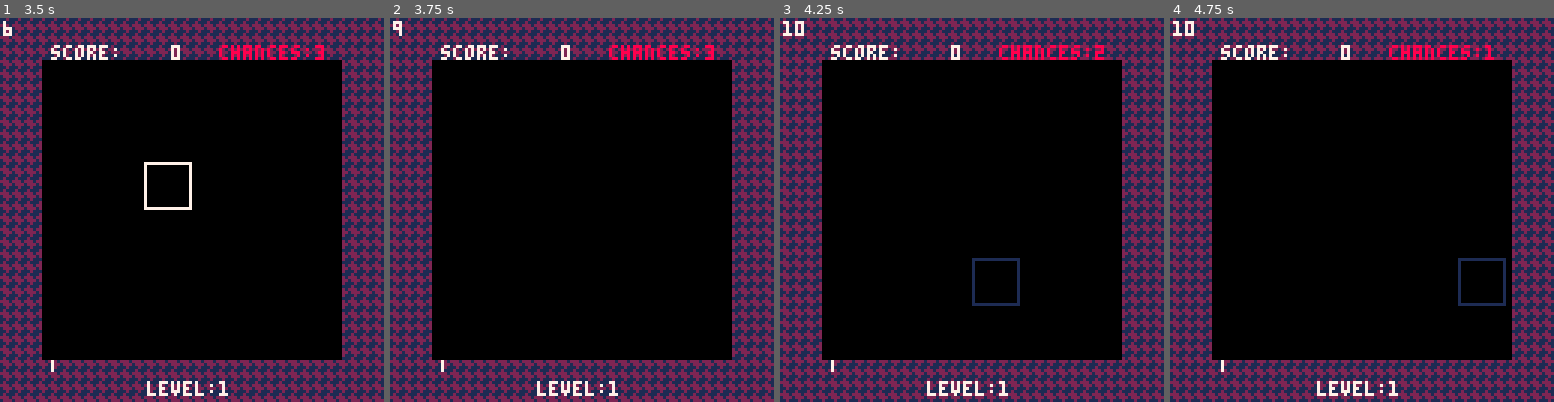
Above: before the commit, frames 1-4 (left to right).
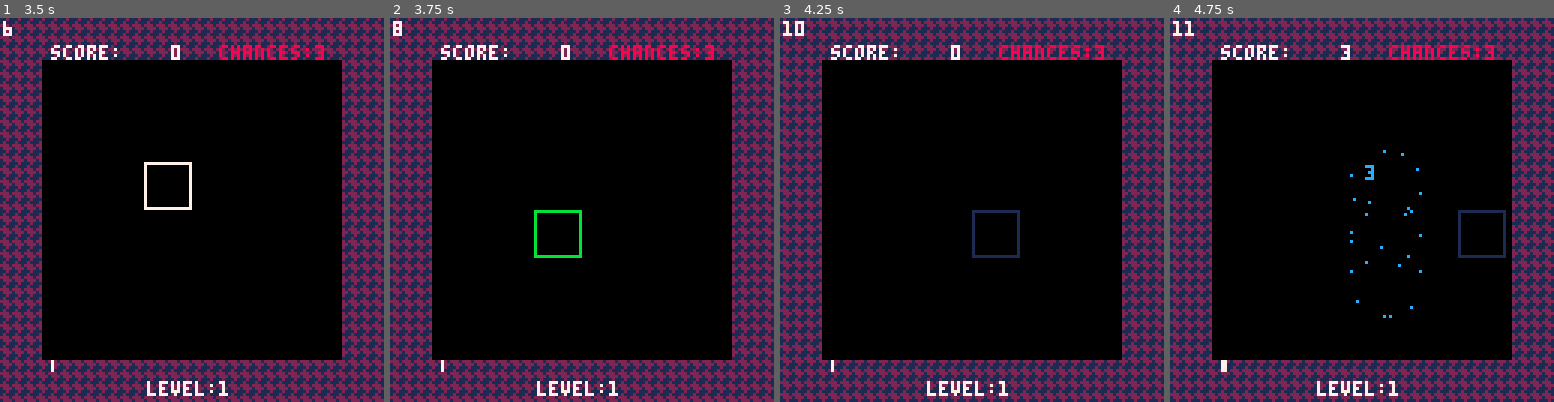
Above: after the commit, the same moments.

Repository: vm70/stratagem
Game: PICO-8 cartridge src/main.p8
Two runs of this game, one before a commit and one after it. Both use one fixed random seed, a clock stepped at 60 frames per second and the inputs below.
Inputs (mouse positions are in pixels of both pictures, inside the frame that each line leads up to):
- Up to frame 1 (3.5 s): tap X (X key) at 0.33, 1.07, 1.85, 2.97 s; click (280, 121) at 0.67 s; tap O (Z key) at 0.7, 1.7, 2.1, 2.5, 2.9, 3.3 s; click (46, 267) at 1.22 s; hold Right 1.6-2.1 s; click (107, 114) at 1.77 s; hold Up 2.15-2.42 s; click (172, 259) at 2.32 s; hold Right 2.47-3.03 s; click (234, 106) at 2.87 s; hold Left from 3.08 s (still down); click (295, 256) at 3.42 s
- Up to frame 2 (3.75 s): release Left at 3.58 s; hold Down from 3.63 s (still down); tap O (Z key) at 3.7 s
- Up to frame 3 (4.25 s): release Down at 3.97 s; click (841, 102) at 3.97 s; hold Right from 4.02 s (still down); tap X (X key) at 4.08 s; tap O (Z key) at 4.1 s
- Up to frame 4 (4.75 s): tap O (Z key) at 4.5 s; click (1292, 248) at 4.52 s; release Right at 4.68 s; hold Up from 4.73 s (still down)

Frame 1 is identical in both runs. In frame 2, 0.4% of the frame differs, in the area x 0-50%, y 3-63%; in frame 3, 0.8%; in frame 4, 1.1%, in the area x 3-88%, y 0-93%.

Commit message:
Change `MouseEnabled` to `MouseMode`
Lua considers `0` to be a truthy value, which isn't the case in other
languages. This broke joystick controls.

Diff:
--- a/src/grid.lua
+++ b/src/grid.lua
@@ -155,15 +155,15 @@
 
 -- do all actions for selecting which gem to swap
 ---@param grid_cursor Coords | nil # player's grid cursor. May be nil from mouse controls.
----@param mouse_enabled boolean # whether or not the mouse is enabled
+---@param mouse_mode integer # whether or not the mouse is enabled
 ---@return Coords | nil # which gem was chosen to swap with the player's cursor
-function SelectSwapping(grid_cursor, mouse_enabled)
+function SelectSwapping(grid_cursor, mouse_mode)
 	---@type Coords | nil
 	if grid_cursor == nil then
 		return nil
 	end
 	local swapping_gem = nil
-	if mouse_enabled and band(stat(34), 0x1) == 1 then
+	if mouse_mode == 1 and band(stat(34), 0x1) == 1 then
 		---@type Coords
 		local mouse_location = {
 			x = flr((stat(32) - 1) / 16),
--- a/src/main.lua
+++ b/src/main.lua
@@ -62,7 +62,7 @@
 	letter_ids = { 1, 1, 1 },
 	placement = nil,
 	score_cursor = 1,
-	swapping_gem = { x = 3, y = 4 },
+	swapping_gem = nil,
 }
 
 ---@type States current state of the cartridge
@@ -74,8 +74,8 @@
 ---@type integer frame counter for state transitions / pauses
 FrameCounter = 0
 
----@type integer whether or not the mouse is enabled
-MouseEnabled = 0
+---@type integer # mode for mouse controls. 0 if mouse is disabled, 1 if enabled.
+MouseMode = 0
 
 -- Initialize the grid with all holes
 function InitGrids()
@@ -208,16 +208,16 @@
 	end
 end
 
----@param mouse_enabled integer
-function SetMouseControls(mouse_enabled)
-	MouseEnabled = mouse_enabled
-	dset(63, MouseEnabled)
-	printh("MouseEnabled is " .. tostr(MouseEnabled))
-	if MouseEnabled == 0 then
+---@param mouse_mode integer
+function SetMouseControls(mouse_mode)
+	MouseMode = mouse_mode
+	dset(63, MouseMode)
+	printh("MouseMode is " .. tostr(MouseMode))
+	if MouseMode == 0 then
 		menuitem(1, "mouse input: off", function()
 			SetMouseControls(1)
 		end)
-	elseif MouseEnabled == 1 then
+	elseif MouseMode == 1 then
 		menuitem(1, "mouse input: on", function()
 			SetMouseControls(0)
 		end)
@@ -229,13 +229,13 @@
 function _init()
 	cartdata("vm70_stratagem_v" .. VERSION.major .. "_" .. VERSION.minor .. "_" .. VERSION.patch)
 	LoadLeaderboard(Leaderboard)
-	MouseEnabled = dget(63)
+	MouseMode = dget(63)
 	poke(0x5f2d, 0x1)
 	cls(0)
 	music(24)
 	InitPlayer()
 	InitGrids()
-	SetMouseControls(MouseEnabled)
+	SetMouseControls(MouseMode)
 	menuitem(2, "reset scores", function()
 		ResetLeaderboard(Leaderboard)
 	end)
@@ -333,7 +333,7 @@
 	end
 	print(tostr(CartState), 1, 1, 7)
 	-- print(tostr(FrameCounter), 1, 7, 7)
-	if MouseEnabled == 1 then
+	if MouseMode == 1 then
 		spr(15, stat(32) - 1, stat(33) - 1)
 	end
 end
@@ -378,10 +378,10 @@
 		end
 	elseif CartState == STATES.game_idle then
 		-- state actions
-		MoveGridCursor(Player, MouseEnabled)
-		local swapping_gem = nil
-		if MouseEnabled then
-			swapping_gem = SelectSwapping(Player.grid_cursor, MouseEnabled)
+		MoveGridCursor(Player, MouseMode)
+		if MouseMode == 1 then
+			Player.swapping_gem = nil
+			Player.swapping_gem = SelectSwapping(Player.grid_cursor, MouseMode)
 		end
 		-- state transitions
 		if Player.chances == -1 then
@@ -392,30 +392,28 @@
 		elseif Player.score >= Player.level_threshold then
 			FrameCounter = 0
 			CartState = STATES.level_up_transition
-		elseif MouseEnabled and swapping_gem ~= nil then
-			Player.swapping_gem = swapping_gem
+		elseif MouseMode == 1 and Player.swapping_gem ~= nil then
 			FrameCounter = 0
 			CartState = STATES.swap_transition
-		elseif MouseEnabled and Player.grid_cursor ~= nil and band(stat(34), 0x1) == 1 then
+		elseif MouseMode == 1 and Player.grid_cursor ~= nil and band(stat(34), 0x1) == 1 then
 			CartState = STATES.swap_select_mouse_held
-		elseif not MouseEnabled and (btnp(4) or btnp(5)) then
+		elseif MouseMode == 0 and (btnp(4) or btnp(5)) then
 			CartState = STATES.swap_select
 		end
 	elseif CartState == STATES.swap_select then
 		-- state actions
-		local swapping_gem = SelectSwapping(Player.grid_cursor, MouseEnabled)
-		-- state transitions
-		if MouseEnabled and band(stat(34), 0x1) == 1 and swapping_gem == nil then
+		Player.swapping_gem = SelectSwapping(Player.grid_cursor, MouseMode)
+		-- state transitions
+		if MouseMode == 1 and band(stat(34), 0x1) == 1 and Player.swapping_gem == nil then
 			CartState = STATES.game_idle
-		elseif not MouseEnabled and (btnp(4) or btnp(5)) then
+		elseif MouseMode == 0 and (btnp(4) or btnp(5)) then
 			CartState = STATES.game_idle
-		elseif swapping_gem ~= nil then
-			Player.swapping_gem = swapping_gem
+		elseif Player.swapping_gem ~= nil then
 			FrameCounter = 0
 			CartState = STATES.swap_transition
 		end
 	elseif CartState == STATES.swap_select_mouse_held then
-		local swapping_gem = SelectSwapping(Player.grid_cursor, MouseEnabled)
+		local swapping_gem = SelectSwapping(Player.grid_cursor, MouseMode)
 		if band(stat(34), 0x1) == 0 then
 			CartState = STATES.swap_select
 		elseif swapping_gem ~= nil then
@@ -435,7 +433,7 @@
 		end
 	elseif CartState == STATES.player_matching then
 		-- state actions
-		MoveGridCursor(Player, MouseEnabled)
+		MoveGridCursor(Player, MouseMode)
 		-- state transitions
 		if ClearFirstGridMatch(Grid, Player) then
 			FrameCounter = 0
@@ -445,7 +443,7 @@
 		end
 	elseif CartState == STATES.show_match_points then
 		-- state actions
-		MoveGridCursor(Player, MouseEnabled)
+		MoveGridCursor(Player, MouseMode)
 		-- state transitions
 		if FrameCounter == MATCH_FRAMES then
 			FrameCounter = 0
@@ -456,7 +454,7 @@
 	elseif CartState == STATES.fill_grid then
 		-- state actions
 		FrameCounter = DROP_FRAMES
-		MoveGridCursor(Player, MouseEnabled)
+		MoveGridCursor(Player, MouseMode)
 		-- state actions & transitions
 		if FillGridHoles(Grid, FallingGrid, N_GEMS) then
 			FrameCounter = 0
@@ -466,7 +464,7 @@
 		end
 	elseif CartState == STATES.fill_grid_transition then
 		-- state actions
-		MoveGridCursor(Player, MouseEnabled)
+		MoveGridCursor(Player, MouseMode)
 		-- state transitions
 		if FrameCounter == DROP_FRAMES - 1 then
 			CartState = STATES.fill_grid
@@ -475,7 +473,7 @@
 	elseif CartState == STATES.combo_check then
 		-- state actions
 		FrameCounter = DROP_FRAMES
-		MoveGridCursor(Player, MouseEnabled)
+		MoveGridCursor(Player, MouseMode)
 		-- state transitions
 		if ClearFirstGridMatch(Grid, Player) then
 			FrameCounter = 0
--- a/src/ui.lua
+++ b/src/ui.lua
@@ -382,8 +382,9 @@
 
 -- do all actions for moving the grid cursor
 ---@param player Player
-function MoveGridCursor(player, mouse_enabled)
-	if mouse_enabled == 0 then
+---@param mouse_mode integer
+function MoveGridCursor(player, mouse_mode)
+	if mouse_mode == 0 then
 		if player.grid_cursor == nil then
 			player.grid_cursor = { x = 1, y = 1 }
 		end
